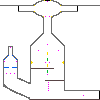
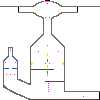
Layers edited between the first and the second 100×100 image:
painted on "Specials" over [4, 1, 84, 97]
painted on "Detail" over [4, 52, 64, 74]
painted on "Background" over [0, 0, 100, 100]
